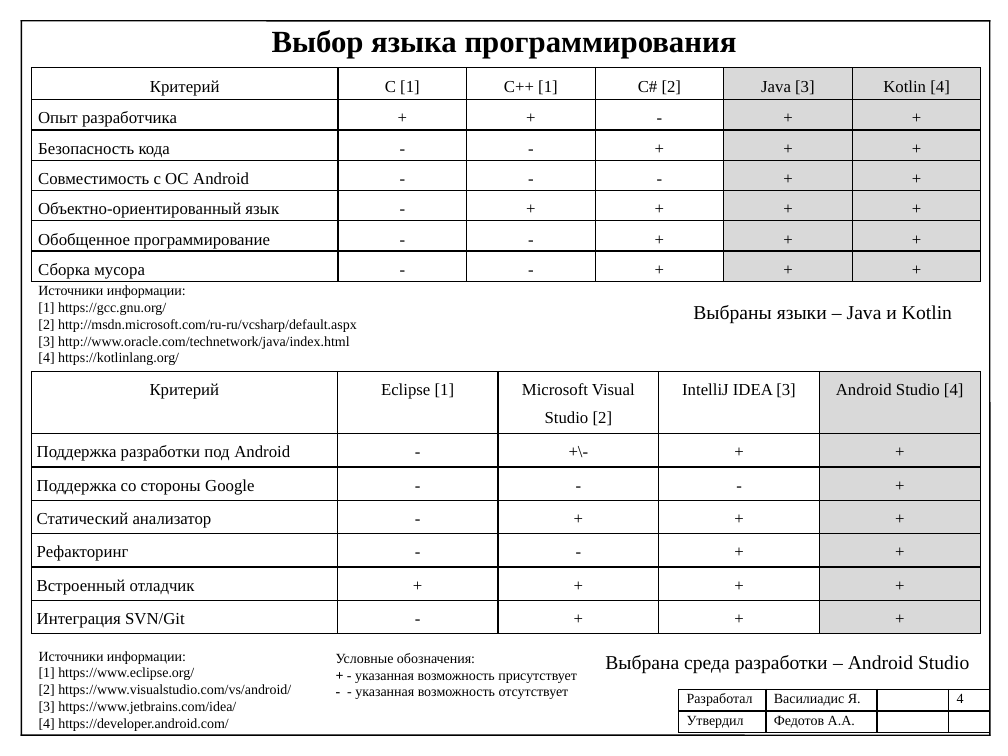
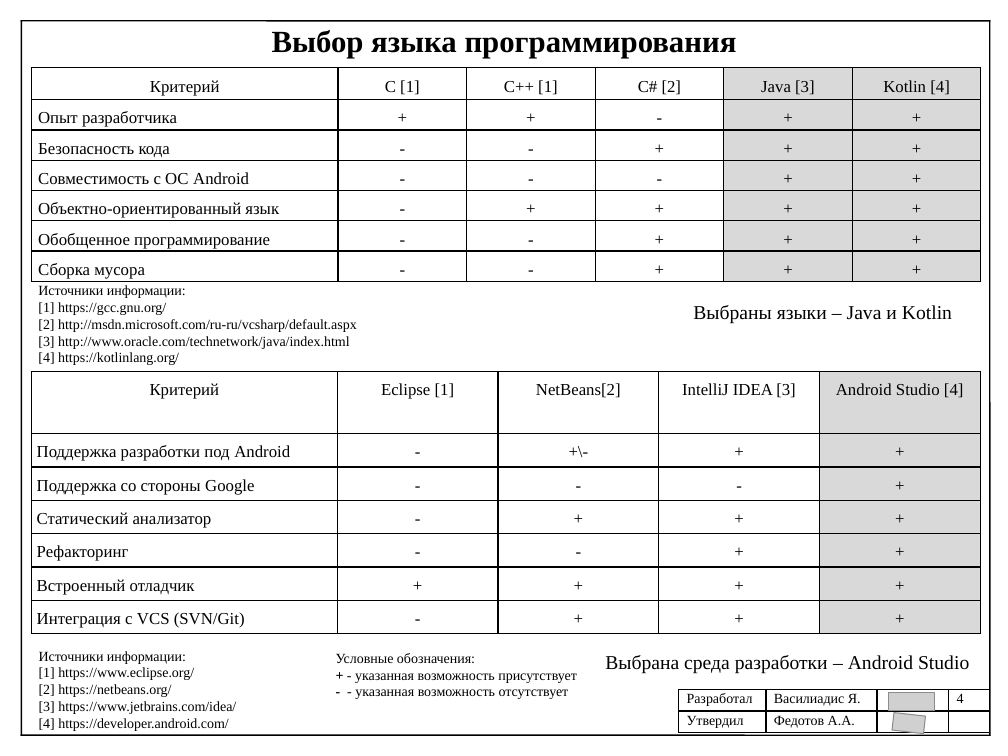
Before and after one commit to helllynx/my_pain, a slide deck: slide 4 of Document/FINAL/Презентация_Василиадис.pptx. Drawn at 1008x756 pixels with LibreOffice and Linux fonts; fonts in the diff are those of the drawing; grey boxes stand for pictures. Boxes give left, top, right and bottom in pixels: in the first picture for what was removed or moved away, otherwise in the second. Text is boxed around its words. In the diff, an @@ line names an element or a change of style, - is before the commit and + after.

```diff
--- a/Document/FINAL/Презентация_Василиадис.pptx
+++ b/Document/FINAL/Презентация_Василиадис.pptx
@@ table at (31,371,978,634) @@
-row 1, column 3: Microsoft Visual Studio [2]
+row 1, column 3: NetBeans[2]
-row 7, column 1: Интеграция SVN/Git
+row 7, column 1: Интеграция с VCS (SVN/Git)
@@ text at (39,684,171,697): text changed @@
-[2] https://www.visualstudio.com/vs/android/
+[2] https://netbeans.org/
@@ picture added at (888,692,934,711) @@
@@ picture added at (892,713,925,733) @@
```
Also in this commit, not shown: 8 other slides changed, 3 other files.
